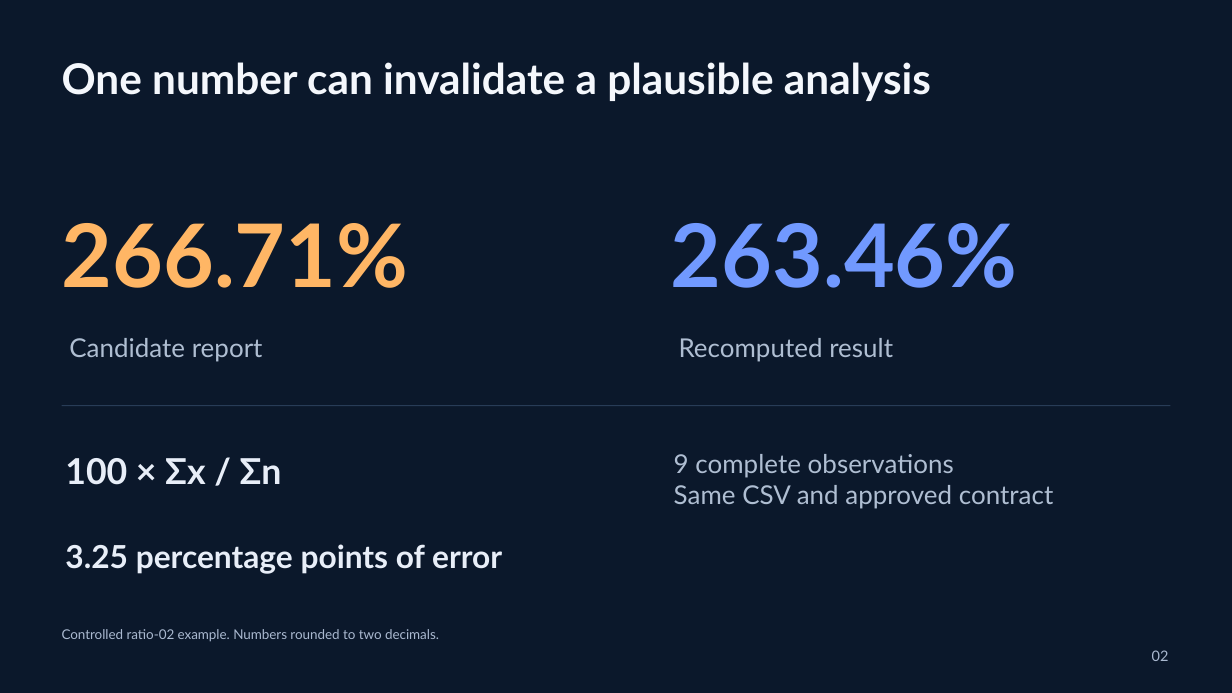
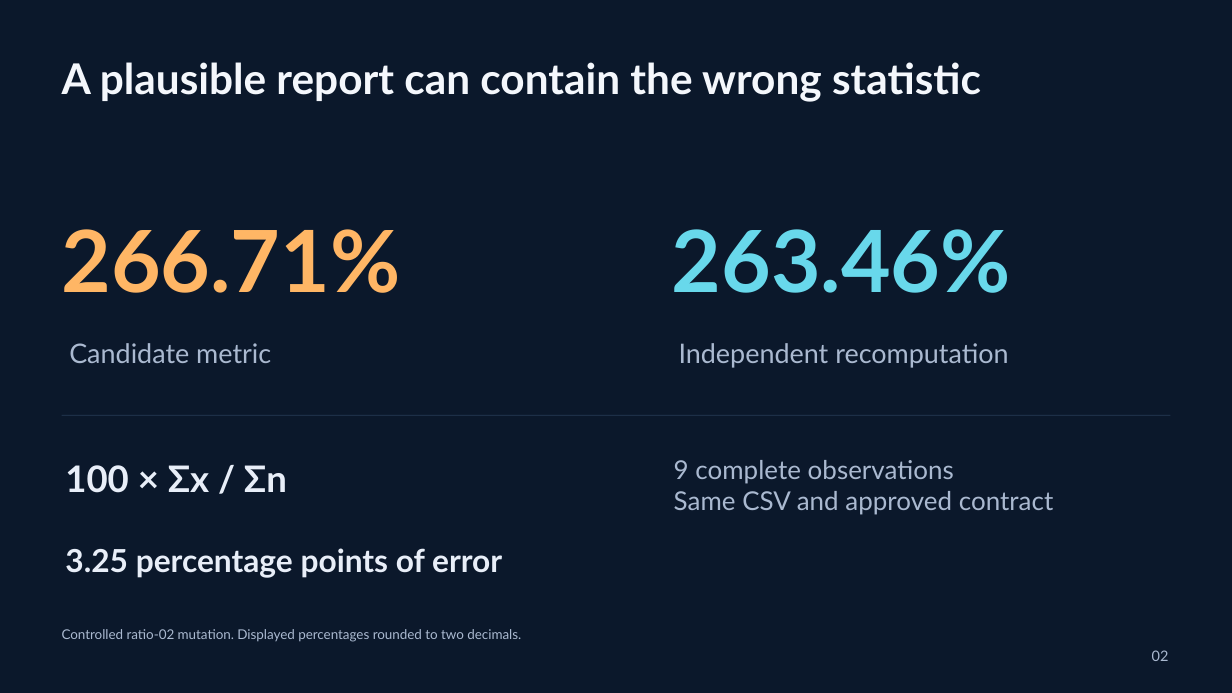
Before and after one commit to naazzarov/trustverify-ai-analysis, a slide deck: slide 2 of presentation/TrustVerify-Dark-Defense.pptx. Drawn at 1232x693 pixels with LibreOffice and Linux fonts; fonts in the diff are those of the drawing. Boxes give left, top, right and bottom in pixels: in the first picture for what was removed or moved away, otherwise in the second. Text is boxed around its words. In the diff, an @@ line names an element or a change of style, - is before the commit and + after.

Commit message:
Complete SCU report and editable 22-slide research defense

```diff
--- a/presentation/TrustVerify-Dark-Defense.pptx
+++ b/presentation/TrustVerify-Dark-Defense.pptx
@@ text at bbox=[62, 62, 981, 102]: text changed @@
-One number can invalidate a plausible analysis
+A plausible report can contain the wrong statistic
@@ text "266.71%" at bbox=[62, 229, 401, 293]: size 68.2 to 66.8 pt @@
@@ text "263.46%" at bbox=[672, 229, 1011, 293]: size 68.2 to 66.8 pt, text colour #7199FF to #68D8EB @@
@@ text at bbox=[69, 343, 271, 363]: text changed; size 20.2 to 21 pt; text colour #AFBED2 to #AAB9D0 @@
-Candidate report
+Candidate metric
@@ text at bbox=[679, 343, 1008, 368]: text changed; size 20.2 to 21 pt; text colour #AFBED2 to #AAB9D0 @@
-Recomputed result
+Independent recomputation
@@ rectangle: place and size @@
-rectangle at bbox=[62, 406, 1171, 407]
+rectangle at bbox=[62, 415, 1171, 416]
@@ text "100 × Σx / Σn": place and size @@
-text "100 × Σx / Σn" at bbox=[65, 458, 282, 485]
+text "100 × Σx / Σn" at bbox=[65, 465, 287, 493]
@@ text "100 × Σx / Σn" at bbox=[65, 465, 287, 493]: size 27.8 to 28.5 pt @@
@@ text "9 complete observations" at bbox=[674, 460, 1054, 515]: text colour #AFBED2 to #AAB9D0 @@
@@ text "3.25 percentage points of error": place and size @@
-text "3.25 percentage points of error" at bbox=[65, 544, 502, 574]
+text "3.25 percentage points of error" at bbox=[65, 548, 502, 578]
@@ text at bbox=[62, 629, 521, 642]: text changed @@
-Controlled ratio-02 example. Numbers rounded to two decimals.
+Controlled ratio-02 mutation. Displayed percentages rounded to two decimals.
```
Also in this commit, not shown: 6 other slides changed, 15 slides added, 9 slides removed, 41 other files.
